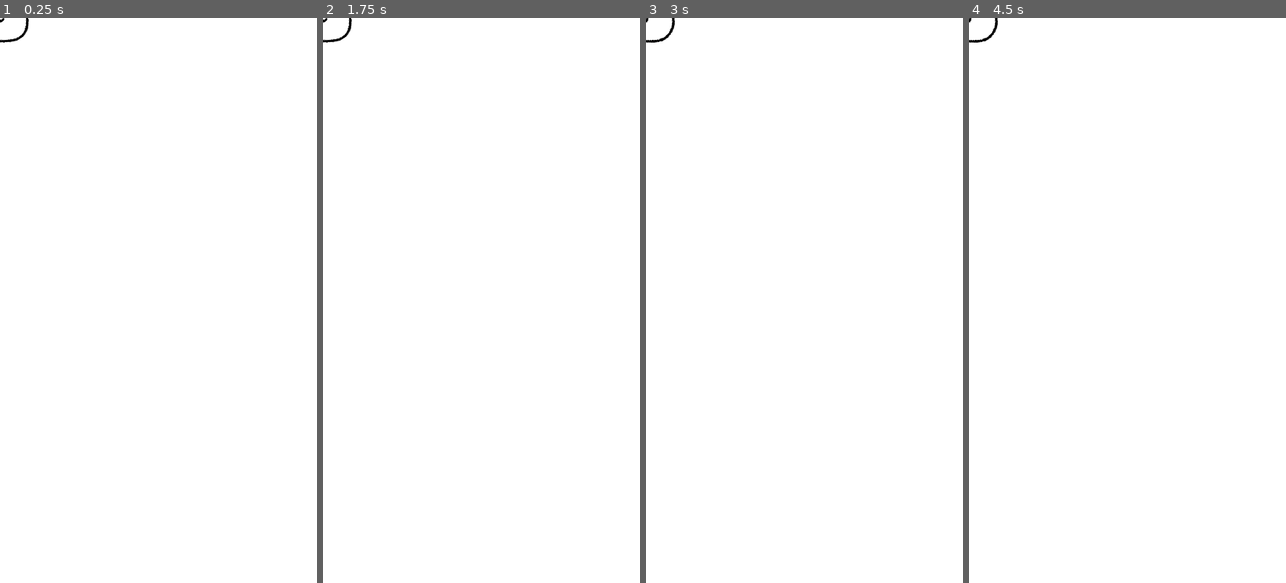
Above: before the commit, frames 1-4 (left to right).
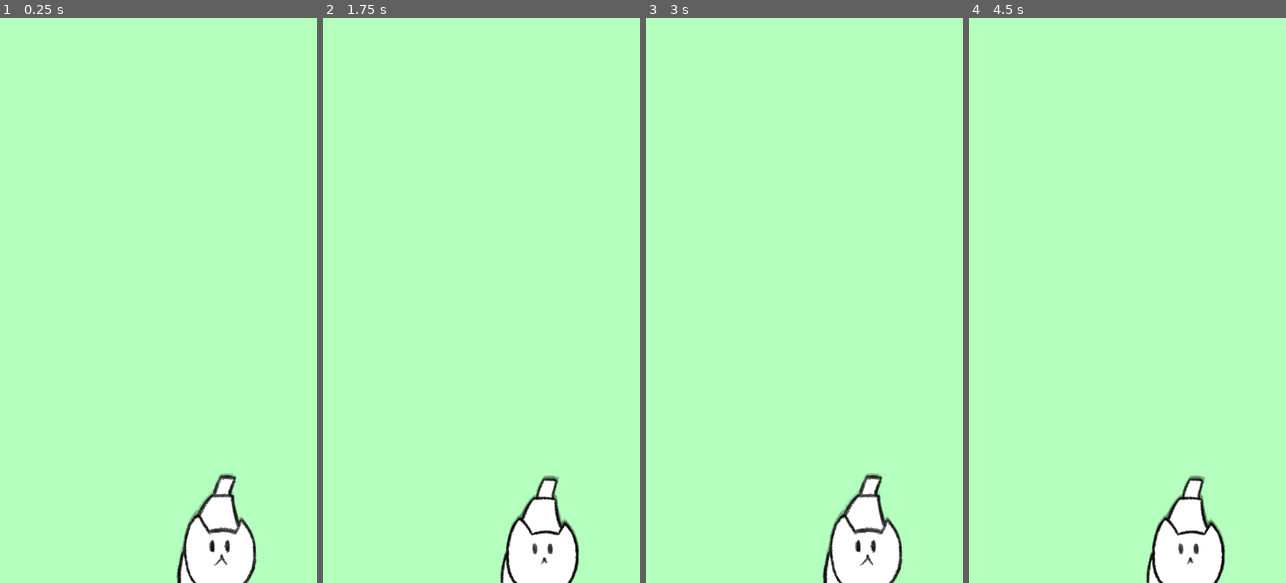
Above: after the commit, the same moments.

Repository: ntp-k/cat-space
Game: Godot game, scene res://main.tscn
Two runs of this game, one before a commit and one after it. Both use one fixed random seed, a clock stepped at 60 frames per second and the inputs below.
Inputs (mouse positions are in pixels of both pictures, inside the frame that each line leads up to):
- Up to frame 1 (0.25 s): no input
- Up to frame 2 (1.75 s): move the mouse to (551, 272) at 0.52 s; hold M (m, bound only after the commit) 0.53-1.28 s; click (551, 272) at 0.67 s; move the mouse to (418, 328) at 1.27 s; tap M (m, bound only after the commit) at 1.35 s; click (418, 328) at 1.42 s
- Up to frame 3 (3 s): move the mouse to (836, 176) at 2.02 s; hold M (m, bound only after the commit) 2.03-2.78 s; click (836, 176) at 2.17 s; move the mouse to (788, 413) at 2.77 s; tap M (m, bound only after the commit) at 2.85 s; click (788, 413) at 2.92 s
- Up to frame 4 (4.5 s): move the mouse to (1222, 385) at 3.52 s; hold M (m, bound only after the commit) 3.53-4.28 s; click (1222, 385) at 3.67 s; move the mouse to (1032, 215) at 4.27 s; tap M (m, bound only after the commit) at 4.35 s; click (1032, 215) at 4.42 s

The runs differ from the first frame. In frame 1, 98% of the frame differs, in the area x 0-100%, y 0-100%; in frame 2, 98%; in frame 3, 98%; in frame 4, 98%.

Commit message:
✨  test cat and cry banana

Diff:
--- /dev/null
+++ b/Cats/CryBanana/CryBanana.tscn
@@ -0,0 +1,113 @@
+[gd_scene load_steps=21 format=3 uid="uid://hfvv836ps6n6"]
+
+[ext_resource type="Script" path="res://Cats/CryBanana/cry_banana.gd" id="1_rcxg2"]
+[ext_resource type="Texture2D" uid="uid://c0td77ekfvw48" path="res://Cats/CryBanana/Sprite/cry_banana_active[1:12].png" id="2_qd3d1"]
+[ext_resource type="Texture2D" uid="uid://02m5bmfoq776" path="res://Cats/CryBanana/Sprite/cry_banana_active[2:12].png" id="3_sbkrb"]
+[ext_resource type="Texture2D" uid="uid://cvfo5pnqftbr2" path="res://Cats/CryBanana/Sprite/cry_banana_active[3:12].png" id="4_t8xb4"]
+[ext_resource type="Texture2D" uid="uid://cqng68g584dd0" path="res://Cats/CryBanana/Sprite/cry_banana_active[4:12].png" id="5_fwa3h"]
+[ext_resource type="Texture2D" uid="uid://bocmdlk0dtfpi" path="res://Cats/CryBanana/Sprite/cry_banana_active[5:12].png" id="6_rpuod"]
+[ext_resource type="Texture2D" uid="uid://c4fr8ke34k7hw" path="res://Cats/CryBanana/Sprite/cry_banana_active[6:12].png" id="7_e64eb"]
+[ext_resource type="Texture2D" uid="uid://2a3431c72w4c" path="res://Cats/CryBanana/Sprite/cry_banana_active[7:12].png" id="8_kavgb"]
+[ext_resource type="Texture2D" uid="uid://lbusq5jg3ngs" path="res://Cats/CryBanana/Sprite/cry_banana_active[8:12].png" id="9_5svgw"]
+[ext_resource type="Texture2D" uid="uid://cm5pe5fv802kp" path="res://Cats/CryBanana/Sprite/cry_banana_active[9:12].png" id="10_oj4gb"]
+[ext_resource type="Texture2D" uid="uid://bkfjnhjbbbee" path="res://Cats/CryBanana/Sprite/cry_banana_active[10:12].png" id="11_vdmsr"]
+[ext_resource type="Texture2D" uid="uid://fkns4026ffrq" path="res://Cats/CryBanana/Sprite/cry_banana_active[11:12].png" id="12_ehp0l"]
+[ext_resource type="Texture2D" uid="uid://b2a1rera3wbjs" path="res://Cats/CryBanana/Sprite/cry_banana_active[12:12].png" id="13_fa7w8"]
+[ext_resource type="Texture2D" uid="uid://b2cpdv3h7di7s" path="res://Cats/CryBanana/Sprite/cry_banana_idle[1:3].png" id="14_212cf"]
+[ext_resource type="Texture2D" uid="uid://dgocsgek21qt4" path="res://Cats/CryBanana/Sprite/cry_banana_idle[3:3].png" id="15_nrxm1"]
+[ext_resource type="Texture2D" uid="uid://djyn30ive6r1n" path="res://Cats/CryBanana/Sprite/cry_banana_idle[2:3].png" id="16_uwd8g"]
+[ext_resource type="Texture2D" uid="uid://c2o3rtyru3ktu" path="res://Cats/CryBanana/Sprite/cry_banana_walk[2:3].png" id="17_be60e"]
+[ext_resource type="Texture2D" uid="uid://ddw3l202qs2jk" path="res://Cats/CryBanana/Sprite/cry_banana_walk[3:3].png" id="18_qya13"]
+
+[sub_resource type="SpriteFrames" id="SpriteFrames_2omqd"]
+animations = [{
+"frames": [{
+"duration": 1.0,
+"texture": ExtResource("2_qd3d1")
+}, {
+"duration": 1.0,
+"texture": ExtResource("3_sbkrb")
+}, {
+"duration": 1.0,
+"texture": ExtResource("4_t8xb4")
+}, {
+"duration": 1.0,
+"texture": ExtResource("5_fwa3h")
+}, {
+"duration": 1.0,
+"texture": ExtResource("6_rpuod")
+}, {
+"duration": 1.0,
+"texture": ExtResource("7_e64eb")
+}, {
+"duration": 1.0,
+"texture": ExtResource("8_kavgb")
+}, {
+"duration": 1.0,
+"texture": ExtResource("9_5svgw")
+}, {
+"duration": 1.0,
+"texture": ExtResource("10_oj4gb")
+}, {
+"duration": 1.0,
+"texture": ExtResource("11_vdmsr")
+}, {
+"duration": 1.0,
+"texture": ExtResource("12_ehp0l")
+}, {
+"duration": 1.0,
+"texture": ExtResource("13_fa7w8")
+}],
+"loop": true,
+"name": &"active",
+"speed": 10.0
+}, {
+"frames": [{
+"duration": 1.0,
+"texture": ExtResource("14_212cf")
+}, {
+"duration": 1.0,
+"texture": ExtResource("15_nrxm1")
+}, {
+"duration": 1.0,
+"texture": ExtResource("16_uwd8g")
+}, {
+"duration": 1.0,
+"texture": ExtResource("16_uwd8g")
+}],
+"loop": true,
+"name": &"idle",
+"speed": 10.0
+}, {
+"frames": [{
+"duration": 1.0,
+"texture": ExtResource("14_212cf")
+}, {
+"duration": 1.0,
+"texture": ExtResource("17_be60e")
+}, {
+"duration": 1.0,
+"texture": ExtResource("18_qya13")
+}],
+"loop": true,
+"name": &"move",
+"speed": 10.0
+}]
+
+[sub_resource type="CapsuleShape2D" id="CapsuleShape2D_cxo4e"]
+radius = 96.0
+height = 360.0
+
+[node name="CryBanana" type="CharacterBody2D" node_paths=PackedStringArray("sprite")]
+motion_mode = 1
+script = ExtResource("1_rcxg2")
+cat_name = "Cry Banana"
+sprite = NodePath("AnimatedSprite2D")
+
+[node name="AnimatedSprite2D" type="AnimatedSprite2D" parent="."]
+sprite_frames = SubResource("SpriteFrames_2omqd")
+animation = &"move"
+
+[node name="CollisionShape2D" type="CollisionShape2D" parent="."]
+position = Vector2(0, 15)
+shape = SubResource("CapsuleShape2D_cxo4e")
--- /dev/null
+++ b/Cats/CryBanana/cry_banana.gd
@@ -0,0 +1,4 @@
+class_name CRY_BANANA extends CATS_MOVEABLE
+
+func _init():
+	speed = 300
--- /dev/null
+++ b/Cats/cats.gd
@@ -0,0 +1,5 @@
+class_name CATS extends CharacterBody2D
+
+@export var cat_name : String = "Unnamed Cat"
+@export var sprite : AnimatedSprite2D
+@export var collision_obj : CollisionObject2D
--- /dev/null
+++ b/Cats/cats_moveable.gd
@@ -0,0 +1,77 @@
+class_name CATS_MOVEABLE extends CATS
+
+@export var moveable : bool = true
+@export var speed : int = 50
+
+enum State { IDLE, MOVE, ACTIVE }
+var current_state: State = State.IDLE
+var state_change_timer = Timer.new()
+var active_timer = Timer.new()
+var target_position = Vector2.ZERO
+var viewport_size
+
+func _ready():
+	viewport_size = get_viewport_rect().size
+	add_child(state_change_timer)
+	add_child(active_timer)
+
+	active_timer.wait_time = 2
+
+	state_change_timer.connect("timeout", Callable(self, "_on_timer_timeout"))
+	active_timer.connect("timeout", Callable(self, "_on_timer_timeout"))
+
+	randomize_position()
+	randomize_state()
+
+func randomize_position():
+	position = Vector2(randi_range(0, int(viewport_size.x)), randi_range(0, int(viewport_size.y)))
+
+func _on_timer_timeout():
+	state_change_timer.wait_time = randi_range(3, 6)
+	randomize_state()
+
+func randomize_state():
+	if randi() % 2 == 0:
+		start_idle_state()
+	else:
+		start_move_state()
+
+func start_idle_state():
+	current_state = State.IDLE
+	sprite.play('idle')
+	state_change_timer.start()
+
+func start_move_state():
+	current_state = State.MOVE
+	sprite.play('move')
+
+	# set target position
+	target_position = Vector2(
+		randf_range(100, get_viewport_rect().size.x),
+		randf_range(100, get_viewport_rect().size.y)
+	)
+	sprite.flip_h = target_position.x < sprite.position.x
+	state_change_timer.start()
+
+func handle_move_state(delta):
+	var direction = (target_position - sprite.position).normalized()
+	sprite.position += direction * speed * delta
+
+	if sprite.position.distance_to(target_position) < 10:
+		randomize_state()
+
+func handle_active_state():
+	sprite.play('active')
+
+func _process(delta):
+	print(current_state, ' ' ,viewport_size, ' ', target_position, ' ', sprite.position)
+	#sprite.position = Vector2(200, 1100)
+	match current_state:
+		State.MOVE:
+			handle_move_state(delta)
+
+func _input(event):
+	if event is InputEventScreenTouch and event.pressed:
+		current_state = State.ACTIVE
+		state_change_timer.stop()
+		active_timer.start()
--- a/main.tscn
+++ b/main.tscn
@@ -1,10 +1,7 @@
-[gd_scene load_steps=3 format=3 uid="uid://cv8h0xcmogg4h"]
+[gd_scene load_steps=2 format=3 uid="uid://ds8g0mv72dn61"]
 
-[ext_resource type="Script" path="res://main.gd" id="1_me4n6"]
-[ext_resource type="PackedScene" uid="uid://b60b34cjw6wq3" path="res://slime.tscn" id="2_nmkp2"]
+[ext_resource type="PackedScene" uid="uid://hfvv836ps6n6" path="res://Cats/CryBanana/CryBanana.tscn" id="1_jmesy"]
 
 [node name="Main" type="Node"]
-script = ExtResource("1_me4n6")
-slime_scene = ExtResource("2_nmkp2")
 
-[node name="Slime" parent="." instance=ExtResource("2_nmkp2")]
+[node name="CryBanana" parent="." instance=ExtResource("1_jmesy")]
--- a/project.godot
+++ b/project.godot
@@ -21,6 +21,22 @@
 window/size/viewport_height=1280
 window/stretch/mode="canvas_items"
 
+[input]
+
+m={
+"deadzone": 0.5,
+"events": [Object(InputEventKey,"resource_local_to_scene":false,"resource_name":"","device":0,"window_id":0,"alt_pressed":false,"shift_pressed":false,"ctrl_pressed":false,"meta_pressed":false,"pressed":false,"keycode":0,"physical_keycode":77,"key_label":0,"unicode":0,"location":0,"echo":false,"script":null)
+]
+}
+touch={
+"deadzone": 0.5,
+"events": []
+}
+
+[input_devices]
+
+pointing/emulate_touch_from_mouse=true
+
 [rendering]
 
-environment/defaults/default_clear_color=Color(1, 1, 1, 1)
+environment/defaults/default_clear_color=Color(0.70745, 1, 0.744421, 1)
Binary file added: Cats/CryBanana/Sprite/cry_banana_active[10:12].png
Not shown, added: Cats/CryBanana/Sprite/cry_banana_active[10:12].png.import
Binary file added: Cats/CryBanana/Sprite/cry_banana_active[11:12].png
Not shown, added: Cats/CryBanana/Sprite/cry_banana_active[11:12].png.import
Binary file added: Cats/CryBanana/Sprite/cry_banana_active[12:12].png
Not shown, added: Cats/CryBanana/Sprite/cry_banana_active[12:12].png.import
Binary file added: Cats/CryBanana/Sprite/cry_banana_active[1:12].png
Not shown, added: Cats/CryBanana/Sprite/cry_banana_active[1:12].png.import
Binary file added: Cats/CryBanana/Sprite/cry_banana_active[2:12].png
Not shown, added: Cats/CryBanana/Sprite/cry_banana_active[2:12].png.import
Binary file added: Cats/CryBanana/Sprite/cry_banana_active[3:12].png
Not shown, added: Cats/CryBanana/Sprite/cry_banana_active[3:12].png.import
(and 22 more such lines)
